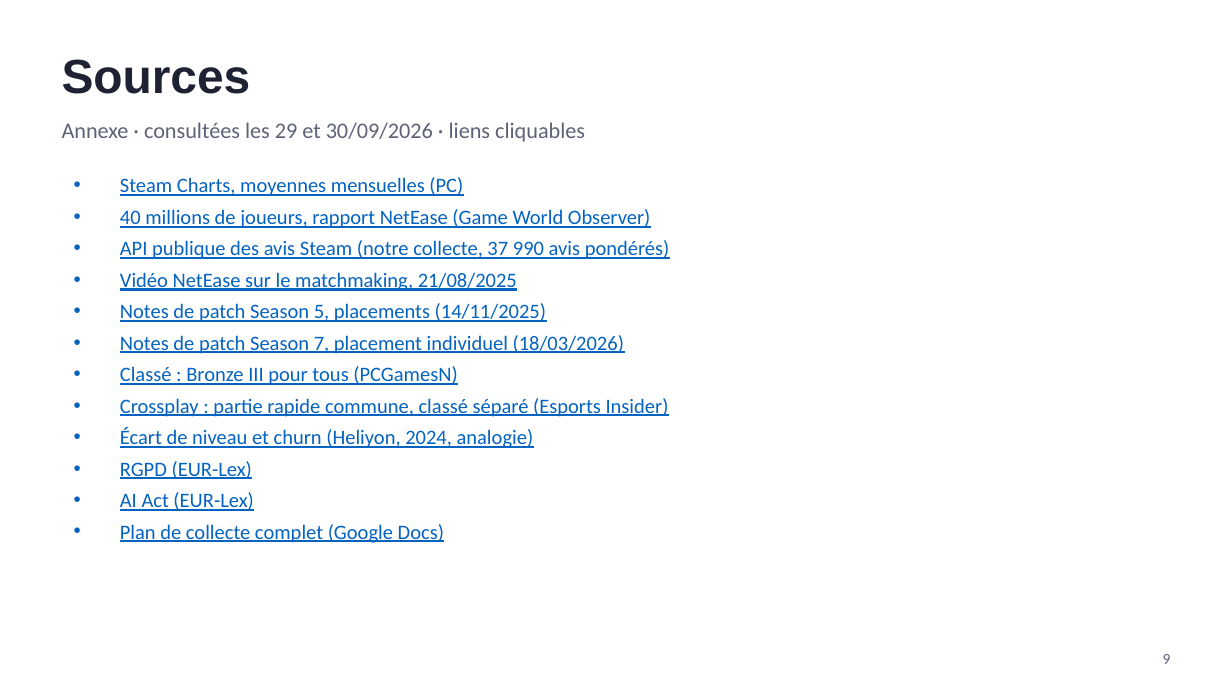
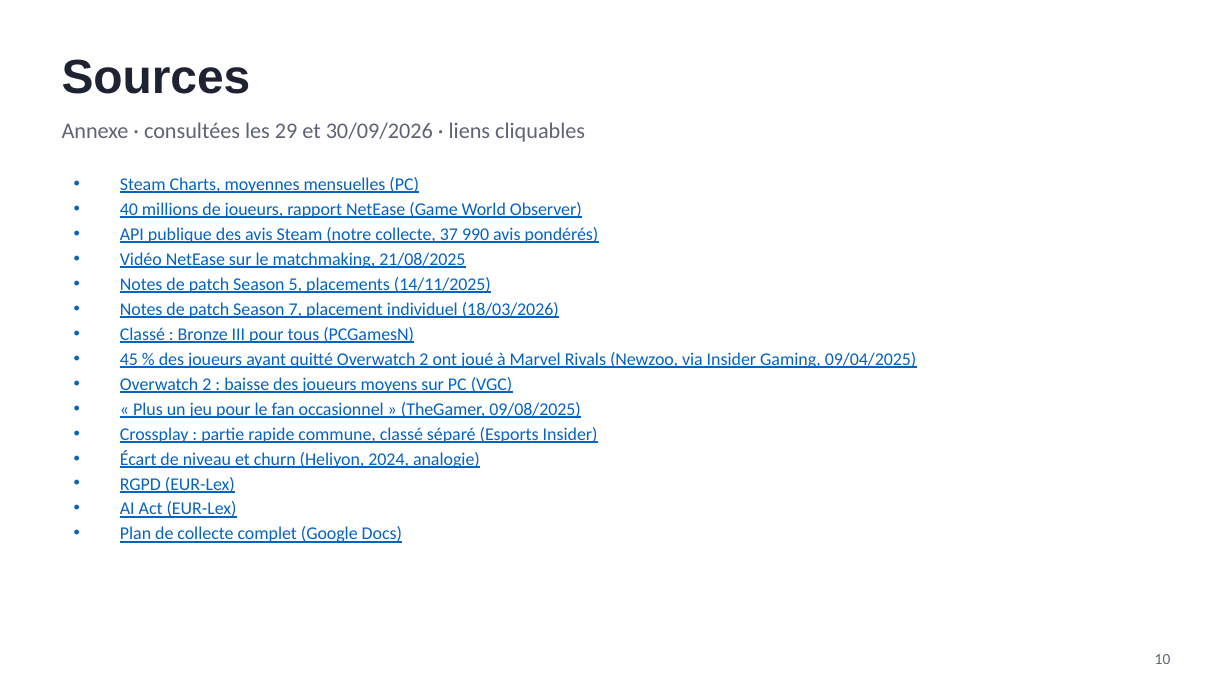
Before and after one commit to noeantoniov1-crypto/SOCIO, a slide deck: slide 10 of docs/presentation/pitch_marvel_rivals_netease.pptx (slide 9 before the commit). Drawn at 1232x693 pixels with LibreOffice and Linux fonts; fonts in the diff are those of the drawing. Boxes give left, top, right and bottom in pixels: in the first picture for what was removed or moved away, otherwise in the second. Text is boxed around its words. In the diff, an @@ line names an element or a change of style, - is before the commit and + after.

```diff
--- a/docs/presentation/pitch_marvel_rivals_netease.pptx
+++ b/docs/presentation/pitch_marvel_rivals_netease.pptx
@@ text at <box>120,177,599,543</box>: size 12 to 10.5 pt in "Steam Charts, moyennes mensuelles (PC)", "40 millions de joueurs, rapport NetEase (Game ...", "API publique des avis Steam (notre collecte, ...", "Vidéo NetEase sur le matchmaking, 21/08/2025" and 8 more places; less space between paragraphs @@
@@ text at <box>120,352,917,418</box>: paragraphs added @@
+• 45 % des joueurs ayant quitté Overwatch 2 ont joué à Marvel Rivals (Newzoo, via Insider Gaming, 09/04/2025)
+• Overwatch 2 : baisse des joueurs moyens sur PC (VGC)
+• « Plus un jeu pour le fan occasionnel » (TheGamer, 09/08/2025)
@@ text at <box>1155,654,1171,664</box>: text changed @@
-9
+10
```
Also in this commit, not shown: 6 other slides changed, 1 slide added, 2 other files.
